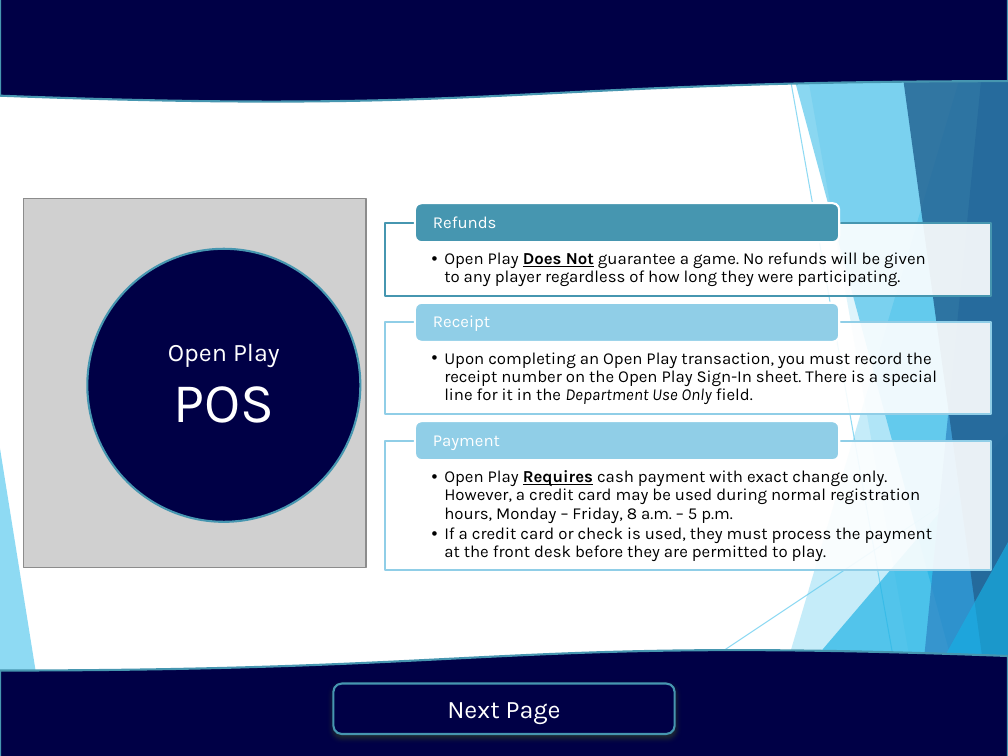
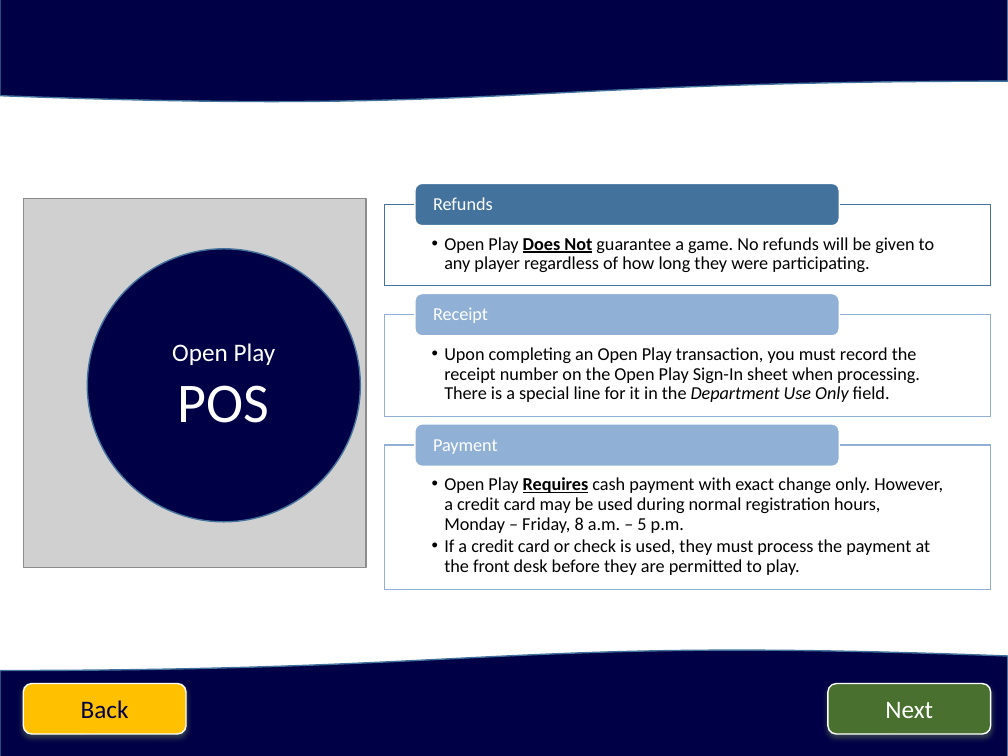
Before and after one commit to jstngoulet/ActiveNet_Trainer, a slide deck: slide 5 of ActiveNet Trainer/PowerPoint Creations/POS-Policy.pptx. Drawn at 1008x756 pixels with LibreOffice and Linux fonts; fonts in the diff are those of the drawing; grey boxes stand for pictures. Boxes give left, top, right and bottom in pixels: in the first picture for what was removed or moved away, otherwise in the second. Text is boxed around its words. In the diff, an @@ line names an element or a change of style, - is before the commit and + after.

```diff
--- a/ActiveNet Trainer/PowerPoint Creations/POS-Policy.pptx
+++ b/ActiveNet Trainer/PowerPoint Creations/POS-Policy.pptx
@@ outline #4696B1 1.5 pt to #43739E 1 pt in 3 elements at [0, 0, 1008, 103], [0, 649, 1008, 756], [385, 205, 991, 286] @@
@@ text "Open Play Does Not guarantee ...": place and size @@
-text "Open Play Does Not guarantee ..." at [444, 252, 926, 286]
+text "Open Play Does Not guarantee ..." at [444, 237, 935, 272]
@@ rectangle: place and size @@
-rectangle at [385, 223, 991, 295]
+rectangle at [385, 205, 991, 286]
@@ rounded rectangle: place and size @@
-rounded rectangle at [415, 204, 840, 243]
+rounded rectangle at [415, 183, 840, 226]
@@ rounded rectangle at [415, 183, 840, 226]: fill #4696B1 to #43739E; outline #FFFFFF 1.5 pt to #FFFFFF 1 pt @@
@@ size 12 to 13 pt, font Karla to Calibri in 5 elements at [433, 439, 498, 454], [433, 307, 488, 323], [444, 237, 935, 272], [444, 477, 943, 575], [433, 197, 493, 210] @@
@@ text "Refunds": place and size @@
-text "Refunds" at [433, 216, 497, 228]
+text "Refunds" at [433, 197, 493, 210]
@@ ellipse "Open Play" at [88, 249, 361, 522]: font Karla to Calibri; outline #4696B1 1.5 pt to #43739E 1 pt @@
@@ rounded rectangle: place and size @@
-rounded rectangle at [415, 302, 840, 342]
+rounded rectangle at [415, 293, 840, 336]
@@ rounded rectangle at [415, 293, 840, 336]: fill #90CEE7 to #91B1D6; outline #FFFFFF 1.5 pt to #FFFFFF 1 pt @@
@@ text "Receipt": place and size @@
-text "Receipt" at [433, 315, 490, 331]
+text "Receipt" at [433, 307, 488, 323]
@@ rectangle: place and size @@
-rectangle at [385, 323, 991, 414]
+rectangle at [385, 314, 991, 416]
@@ rectangle at [385, 314, 991, 416]: outline #90CEE7 1.5 pt to #91B1D6 1 pt @@
@@ text at [444, 347, 920, 402]: text changed; size 12 to 13 pt; font Karla to Calibri @@
-  •• Upon completing an Open Play transaction, you must record the receipt number on the Open Play Sign-In sheet. There is a special line for it in the Department Use Only field.
+  •• Upon completing an Open Play transaction, you must record the receipt number on the Open Play Sign-In sheet when processing. There is a special line for it in the Department Use Only field.
@@ rectangle at [385, 446, 991, 590]: outline #90CEE7 1.5 pt to #91B1D6 1 pt @@
@@ rectangle: place and size @@
-rectangle at [385, 440, 991, 570]
+rectangle at [385, 446, 991, 590]
@@ rounded rectangle: place and size @@
-rounded rectangle at [415, 421, 840, 461]
+rounded rectangle at [415, 424, 840, 467]
@@ rounded rectangle at [415, 424, 840, 467]: fill #90CEE7 to #91B1D6; outline #FFFFFF 1.5 pt to #FFFFFF 1 pt @@
@@ group removed at [0, 0, 1008, 756]: 8 freeform shapes, 2 lines @@
@@ rounded rectangle added at [23, 683, 186, 734], fill #FFC000, outline #FFFFFF 1 pt, 18 pt, text #000046 @@
+Back
@@ rounded rectangle "Next": place and size @@
-rounded rectangle "Next" at [334, 683, 675, 734]
+rounded rectangle "Next" at [828, 683, 991, 734]
@@ rounded rectangle "Next" at [828, 683, 991, 734]: fill #000046 to #49702E; outline #4696B1 1.5 pt to #FFFFFF 1 pt; shadow changed @@
@@ text in rounded rectangle at [885, 702, 933, 718]: text changed; font Karla to Calibri @@
-Next Page
+Next
```
Also in this commit, not shown: 5 other slides changed, 12 other files.
